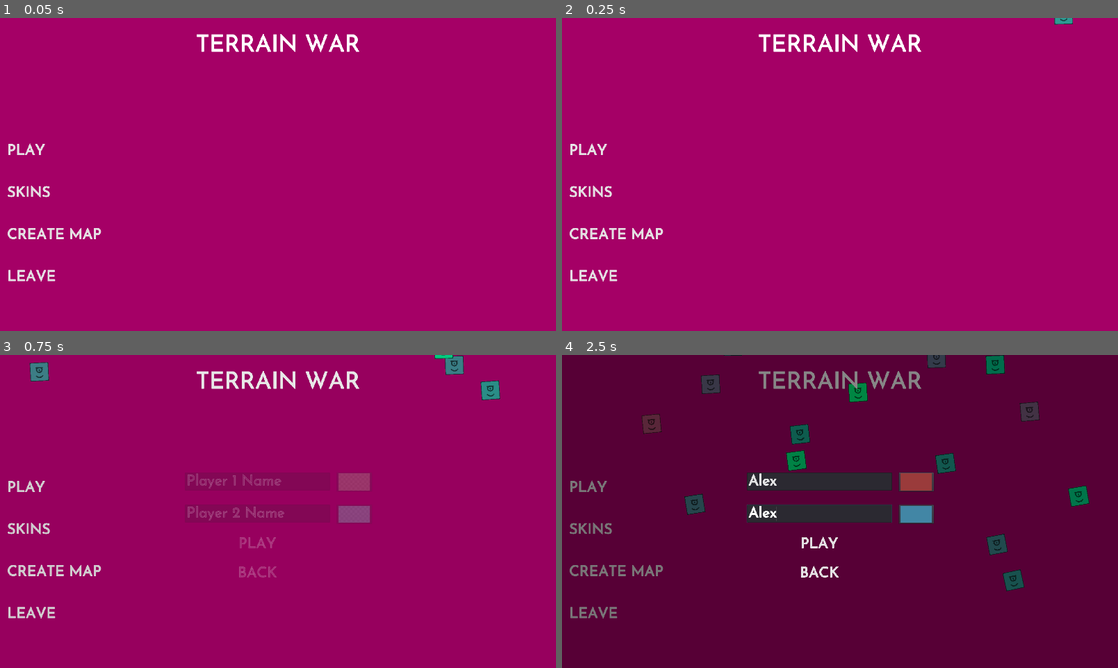
Above: before the commit, frames 1-4 (two rows, left to right).
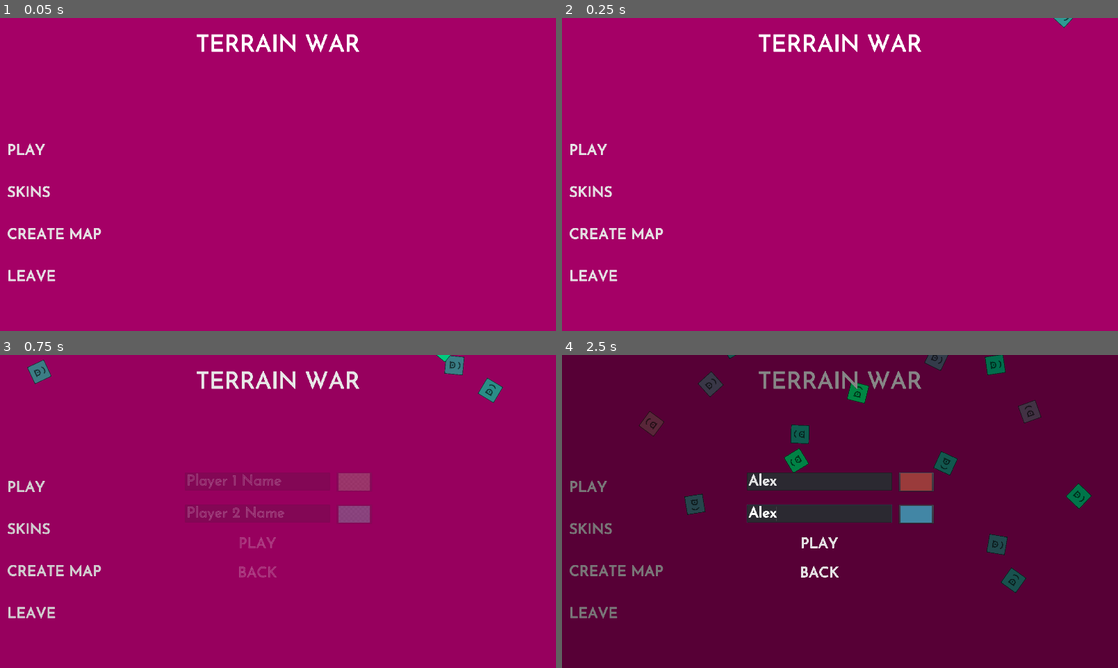
Above: after the commit, the same moments.

Repository: VoidScientist/Terrain-War
Game: Godot game, scene res://scenes/main_menu.tscn
Two runs of this game, one before a commit and one after it. Both use one fixed random seed, a clock stepped at 60 frames per second and the inputs below.
Inputs (mouse positions are in pixels of both pictures, inside the frame that each line leads up to):
- Up to frame 1 (0.05 s): no input
- Up to frame 2 (0.25 s): no input
- Up to frame 3 (0.75 s): click "PLAY" at 0.5 s
- Up to frame 4 (2.5 s): click (817, 480) at 1.27 s; type "Alex" at 1.35 s; click (817, 514) at 1.5 s; type "Alex" at 1.58 s; click "PLAY" at 2 s

Frame 1 is identical in both runs. In frame 2, less than 0.1% of the frame differs, in the area x 88-92%, y 0-4%; in frame 3, 0.4%; in frame 4, 1.2%, in the area x 13-96%, y 0-76%.

Commit message:
changed main menu
also there is a bug where every games end in a draw

i wanna die rn

Diff:
--- a/scenes/main_menu.tscn
+++ b/scenes/main_menu.tscn
@@ -60,7 +60,7 @@
 emission_rect_extents = Vector2( 1080, 1 )
 direction = Vector2( 0, 1 )
 initial_velocity = 229.36
-angular_velocity = 5.0
+angular_velocity = 203.17
 angle_random = 1.0
 color = Color( 0.184314, 0.611765, 0.584314, 1 )
 hue_variation = 0.13
--- a/scripts/player_service.gd
+++ b/scripts/player_service.gd
@@ -51,8 +51,14 @@
 
 	return new_gradient
 
+func reset_scores():
+	for player in players:
+		player.score = 0
+
 func game_finished(max_score) -> bool:
-	return players[0].score + players[1].score >= max_score
+	var ended = players[0].score + players[1].score >= max_score
+	if ended: reset_scores()
+	return ended
 
 func get_winner() -> Player:
 	if players[0].score == players[1].score:
